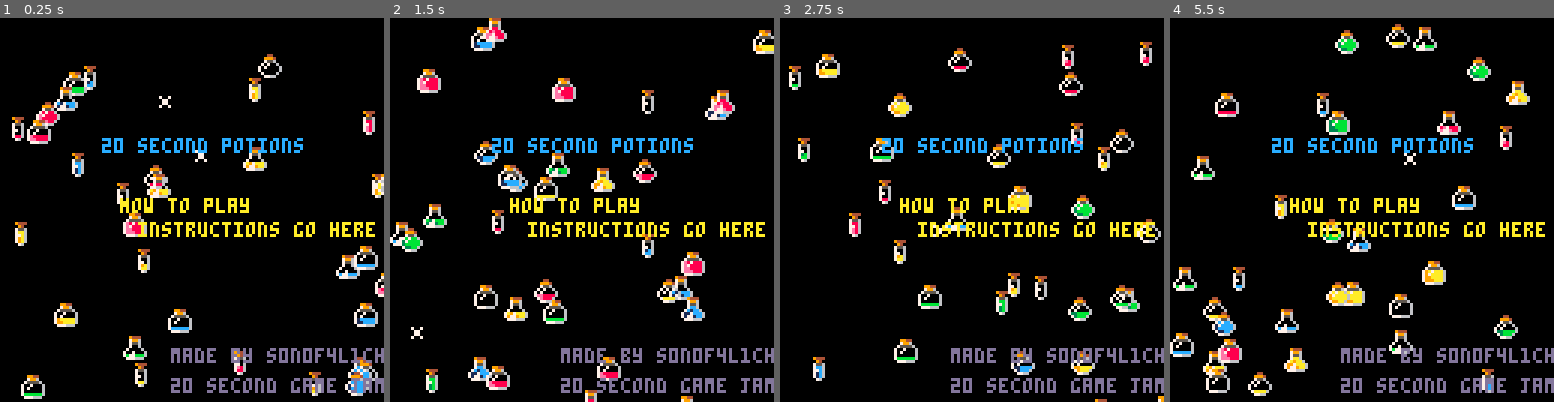
Above: before the commit, frames 1-4 (left to right).
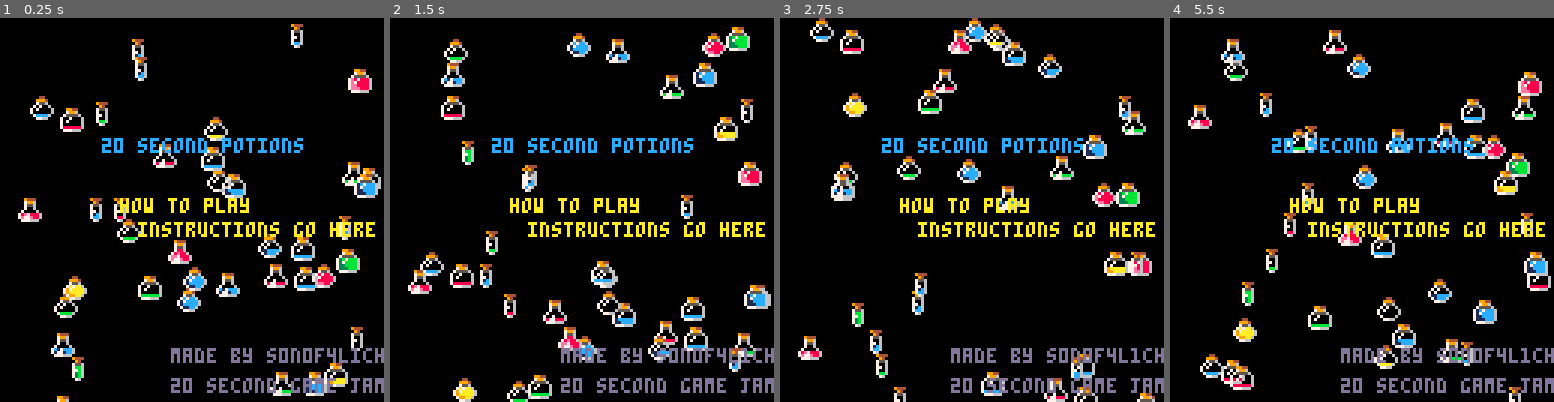
Above: after the commit, the same moments.

Repository: rodneygauna/20-second-potions
Game: PICO-8 cartridge 20-second-potions.p8
The game is run twice, just before and just after one commit, with the same random seed, the same clock (stepped at 60 frames per second) and the same inputs.
Inputs:
- Up to frame 1 (0.25 s): no input
- Up to frame 2 (1.5 s): tap X (X key) at 0.33, 1.07 s; tap O (Z key) at 0.7 s
- Up to frame 3 (2.75 s): tap O (Z key) at 1.7, 2.1, 2.5 s; tap X (X key) at 1.85 s
- Up to frame 4 (5.5 s): tap O (Z key) every 0.4 s from 2.9 to 5.3 s; tap X (X key) at 2.97, 4.08, 5.2 s

The runs differ from the first frame. In frame 1, 13% of the frame differs, in the area x 3-100%, y 1-100%; in frame 2, 14%, in the area x 0-100%, y 0-100%; in frame 3, 12%; in frame 4, 14%.

Commit message:
fixed bg menu

Diff:
--- a/draw.lua
+++ b/draw.lua
@@ -8,5 +8,4 @@
     print("instructions go here",46,68, 10)
     print("made by s0n0f4l1ch",57,110,13)
     print("20 second game jam",57,120,13)
-
 end
--- a/main.lua
+++ b/main.lua
@@ -5,6 +5,16 @@
     GitHub: https://github.com/rodneygauna/20-second-potions
     Game Jam: https://itch.io/jam/20-second-game-jam
 ]]
+
+pots={}
+for i=1,40 do
+    local newpot={}
+    newpot.spr=flr(rnd(52))
+    newpot.x=flr(rnd(128))
+    newpot.y=flr(rnd(128))
+    newpot.spd=rnd(1)+0.5
+    add(pots,newpot)
+end
 
 function _init()
     cls(0)
--- a/tools.lua
+++ b/tools.lua
@@ -1,21 +1,14 @@
 -- tools.lua
 
 function bgpot()
-    pots={}
     -- generates pots and
     -- randomizes their x,y, and spd
-    for i=1,35 do
-        local newpot={}
-        newpot.spr=flr(rnd(52))
-        newpot.x=flr(rnd(128))
-        newpot.y=flr(rnd(128))
-        newpot.spd=rnd(1)
-        add(pots,newpot)
-    end
     for i=1,#pots do
         local bgpots=pots[i]
         spr(bgpots.spr, bgpots.x,bgpots.y)
     end
+end
+function animbgpot()
     for i=1,#pots do
         local bgpots=pots[i]
         bgpots.y=bgpots.y+bgpots.spd
--- a/update.lua
+++ b/update.lua
@@ -4,4 +4,5 @@
     if btnp(4) or btnp(5) then
         print("Game started",33,33,14)
     end
+    animbgpot()
 end
